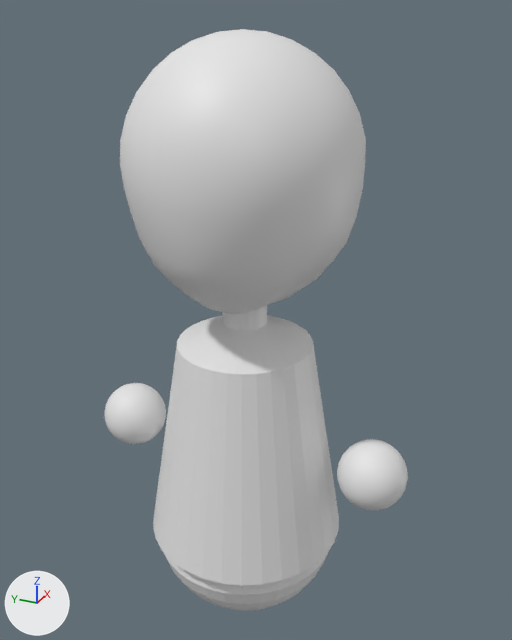
Before and after pictures for a commit that changed the Blender file Assets/3DModels/Models/mii_character/mii_character.blend.
Camera for both pictures: a camera (50 mm lens) standing at (-5.81, -2.74, 5.37) and looking at (0.19, -0.04, 2.37). The axes (+X, +Y, +Z) are drawn at lower left. The lights are the same throughout.

In view in the first picture: 'Body', 'Head', 'Left Hand', 'Left Hand.001', 'Shirt'.
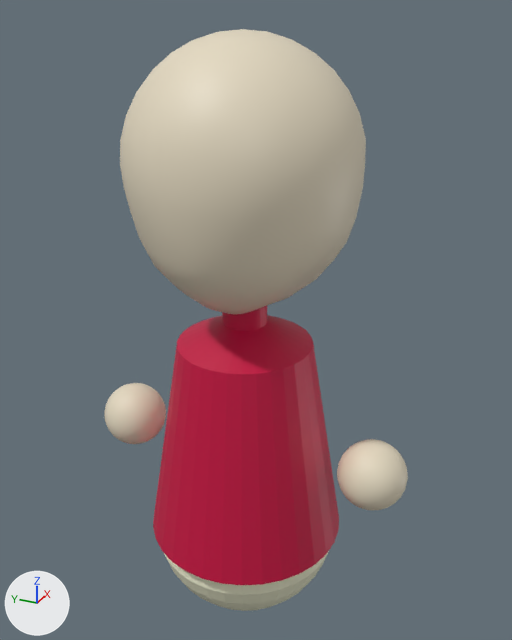
Where the change shows, as pixel boxes (x1, y1, x2, y2) in the pictures (512 x 640 px):
'Head', recoloured
    both: (120, 29, 366, 314)
'Shirt', recoloured
    both: (153, 305, 339, 585)
'Left Hand.001', recoloured
    both: (337, 439, 408, 510)
'Left Hand', recoloured
    both: (104, 383, 166, 444)

Patch to the scene script:
```diff
--- a/Assets/3DModels/Models/mii_character/mii_character.blend.py
+++ b/Assets/3DModels/Models/mii_character/mii_character.blend.py
@@ mat_material @@
+mat_material = principled_material('Material')
+mat_material.base_color = (0.578, 0.0, 0.0534)  # pink #c80041
@@ mat_material_003 @@
+mat_material_003 = principled_material('Material.003')
+mat_material_003.base_color = (0.8, 0.718, 0.549)  # white #e7dcc4
@@ mat_material_002 @@
+mat_material_002 = principled_material('Material.002')
+mat_material_002.base_color = (0.8, 0.716, 0.55)  # white #e7dcc4
@@ mat_material_004 @@
+mat_material_004 = principled_material('Material.004')
+mat_material_004.base_color = (0.8, 0.718, 0.549)  # white #e7dcc4
@@ me_sphere_001 @@
 me_sphere_001.from_pydata(...)  # 482 vertices, 512 faces; spans x -1.1..1.13, y -1.09..1.09, z 3.63..6.32
+me_sphere_001.materials.append(mat_material_004)  # white #e7dcc4
@@ me_sphere_002 @@
 me_sphere_002.from_pydata(...)  # 482 vertices, 512 faces; spans x -1.0..1.0, y -1.0..1.0, z -1.0..1.0
+me_sphere_002.materials.append(mat_material_002)  # white #e7dcc4
@@ me_sphere_003 @@
 me_sphere_003.from_pydata(...)  # 482 vertices, 512 faces; spans x -1.0..1.0, y -1.0..1.0, z -1.0..1.0
+me_sphere_003.materials.append(mat_material_003)  # white #e7dcc4
@@ me_sphere_004 @@
 me_sphere_004.from_pydata(...)  # 128 vertices, 96 faces; spans x -1.05..1.05, y -1.05..1.05, z 0.0..2.7
+me_sphere_004.materials.append(mat_material)  # pink #c80041
```
